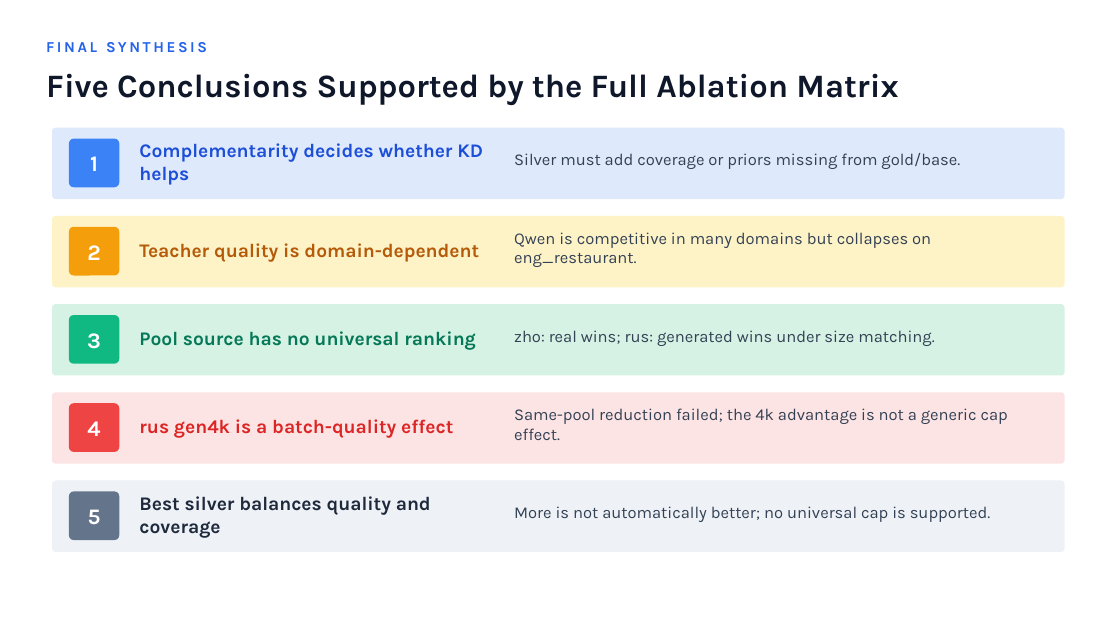
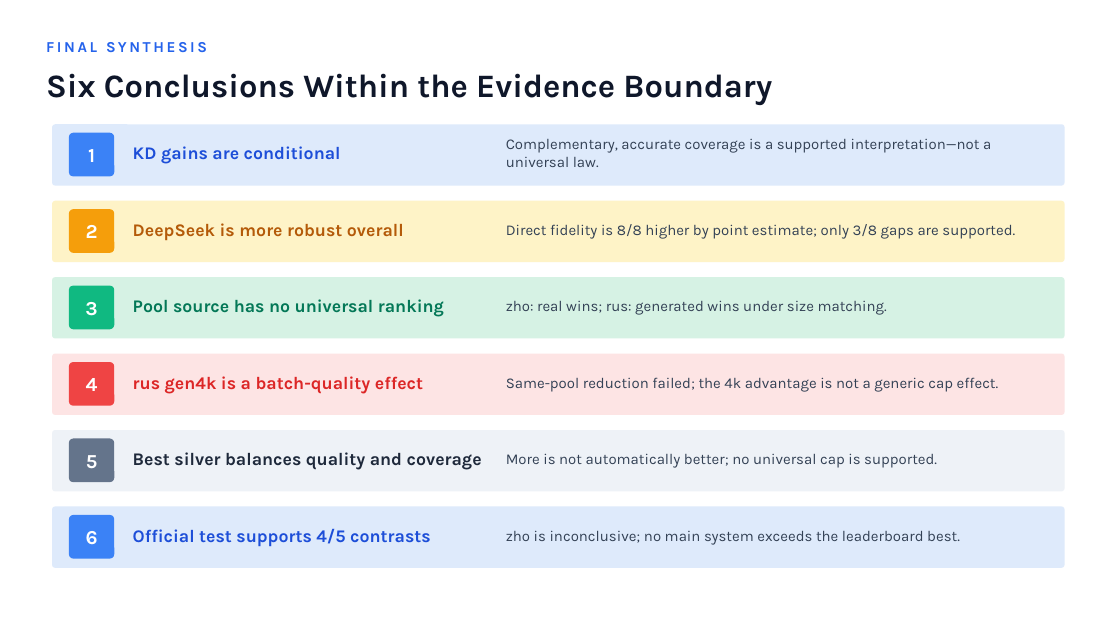
Before and after one commit to magnum-qin/ABSA-QUAD, a slide deck: slide 5 of docs/KD_ablation_final_20260713.pptx. Drawn at 1120x630 pixels with LibreOffice and Linux fonts; fonts in the diff are those of the drawing. Boxes give left, top, right and bottom in pixels: in the first picture for what was removed or moved away, otherwise in the second. Text is boxed around its words. In the diff, an @@ line names an element or a change of style, - is before the commit and + after.

Commit message:
Align conclusions with locked TALLIP evidence

```diff
--- a/docs/KD_ablation_final_20260713.pptx
+++ b/docs/KD_ablation_final_20260713.pptx
@@ text at (x1=46, y1=73, x2=772, y2=105): text changed @@
-Five Conclusions Supported by the Full Ablation Matrix
+Six Conclusions Within the Evidence Boundary
@@ rounded rectangle resized from (x1=52, y1=128, x2=1065, y2=199) to (x1=52, y1=124, x2=1065, y2=186) @@
@@ rounded rectangle resized from (x1=69, y1=139, x2=119, y2=187) to (x1=69, y1=133, x2=114, y2=176) @@
@@ text at (x1=133, y1=146, x2=341, y2=164): text changed; size 16.5 to 15.2 pt @@
-Complementarity decides whether KD helps
+KD gains are conditional
@@ text at (x1=506, y1=139, x2=991, y2=167): text changed; size 14.2 to 12.8 pt @@
-Silver must add coverage or priors missing from gold/base.
+Complementary, accurate coverage is a supported interpretation—not a universal law.
@@ rounded rectangle resized from (x1=52, y1=216, x2=1065, y2=287) to (x1=52, y1=201, x2=1065, y2=262) @@
@@ text "2" moved from (x1=87, y1=245, x2=100, y2=260) to (x1=86, y1=225, x2=98, y2=238) @@
@@ rounded rectangle resized from (x1=69, y1=227, x2=119, y2=276) to (x1=69, y1=209, x2=114, y2=253) @@
@@ text at (x1=133, y1=223, x2=404, y2=240): text changed; size 16.5 to 15.2 pt @@
-Teacher quality is domain-dependent
+DeepSeek is more robust overall
@@ text at (x1=506, y1=224, x2=1015, y2=239): text changed; size 14.2 to 12.8 pt @@
-Qwen is competitive in many domains but collapses on eng_restaurant.
+Direct fidelity is 8/8 higher by point estimate; only 3/8 gaps are supported.
@@ rounded rectangle resized from (x1=52, y1=304, x2=1065, y2=376) to (x1=52, y1=277, x2=1065, y2=339) @@
@@ text "3" moved from (x1=87, y1=333, x2=101, y2=349) to (x1=85, y1=302, x2=97, y2=316) @@
@@ rounded rectangle resized from (x1=69, y1=315, x2=119, y2=364) to (x1=69, y1=286, x2=114, y2=329) @@
@@ text "Pool source has no universal ..." moved from (x1=139, y1=331, x2=475, y2=350) to (x1=133, y1=299, x2=444, y2=317) @@
@@ text "zho: real wins; rus: generated ..." moved from (x1=514, y1=330, x2=934, y2=346) to (x1=506, y1=301, x2=887, y2=315) @@
@@ rounded rectangle resized from (x1=52, y1=392, x2=1065, y2=464) to (x1=52, y1=354, x2=1065, y2=415) @@
@@ text "rus gen4k is a batch-quality ..." moved from (x1=139, y1=419, x2=453, y2=438) to (x1=133, y1=376, x2=423, y2=394) @@
@@ text "Same-pool reduction failed; the 4k ..." moved from (x1=514, y1=408, x2=1008, y2=440) to (x1=506, y1=377, x2=999, y2=392) @@
@@ text "4" moved from (x1=87, y1=421, x2=100, y2=436) to (x1=86, y1=378, x2=98, y2=391) @@
@@ rounded rectangle resized from (x1=69, y1=403, x2=119, y2=452) to (x1=69, y1=362, x2=114, y2=406) @@
@@ rounded rectangle resized from (x1=52, y1=481, x2=1065, y2=552) to (x1=52, y1=430, x2=1065, y2=492) @@
@@ size 19 to 17 pt in 5 elements at (x1=88, y1=149, x2=95, y2=162), (x1=86, y1=225, x2=98, y2=238), (x1=85, y1=302, x2=97, y2=316), (x1=86, y1=378, x2=98, y2=391), (x1=86, y1=455, x2=98, y2=468) @@
@@ text "5" moved from (x1=88, y1=509, x2=101, y2=524) to (x1=86, y1=455, x2=98, y2=468) @@
@@ rounded rectangle resized from (x1=69, y1=492, x2=119, y2=540) to (x1=69, y1=439, x2=114, y2=482) @@
@@ size 16.5 to 15.2 pt in 3 elements at (x1=133, y1=299, x2=444, y2=317), (x1=133, y1=376, x2=423, y2=394), (x1=133, y1=452, x2=482, y2=470) @@
@@ text "Best silver balances quality and ..." moved from (x1=139, y1=496, x2=431, y2=538) to (x1=133, y1=452, x2=482, y2=470) @@
@@ size 14.2 to 12.8 pt in 3 elements at (x1=506, y1=301, x2=887, y2=315), (x1=506, y1=377, x2=999, y2=392), (x1=506, y1=454, x2=937, y2=468) @@
@@ text "More is not automatically better; ..." moved from (x1=514, y1=506, x2=990, y2=522) to (x1=506, y1=454, x2=937, y2=468) @@
@@ rounded rectangle added at (x1=52, y1=507, x2=1065, y2=568), fill #DEEAFB @@
@@ rounded rectangle added at (x1=69, y1=515, x2=114, y2=559), fill #3B82F6 @@
@@ text added at (x1=86, y1=531, x2=98, y2=544), 17 pt, text #FFFFFF, bold @@
+6
@@ text added at (x1=133, y1=529, x2=431, y2=546), 15.2 pt, text #1D4ED8, bold @@
+Official test supports 4/5 contrasts
@@ text added at (x1=506, y1=531, x2=960, y2=545), 12.8 pt, text #334155 @@
+zho is inconclusive; no main system exceeds the leaderboard best.
```
Also in this commit, not shown: 3 other slides changed, 1 slide added, 1 slide removed, 24 other files.
